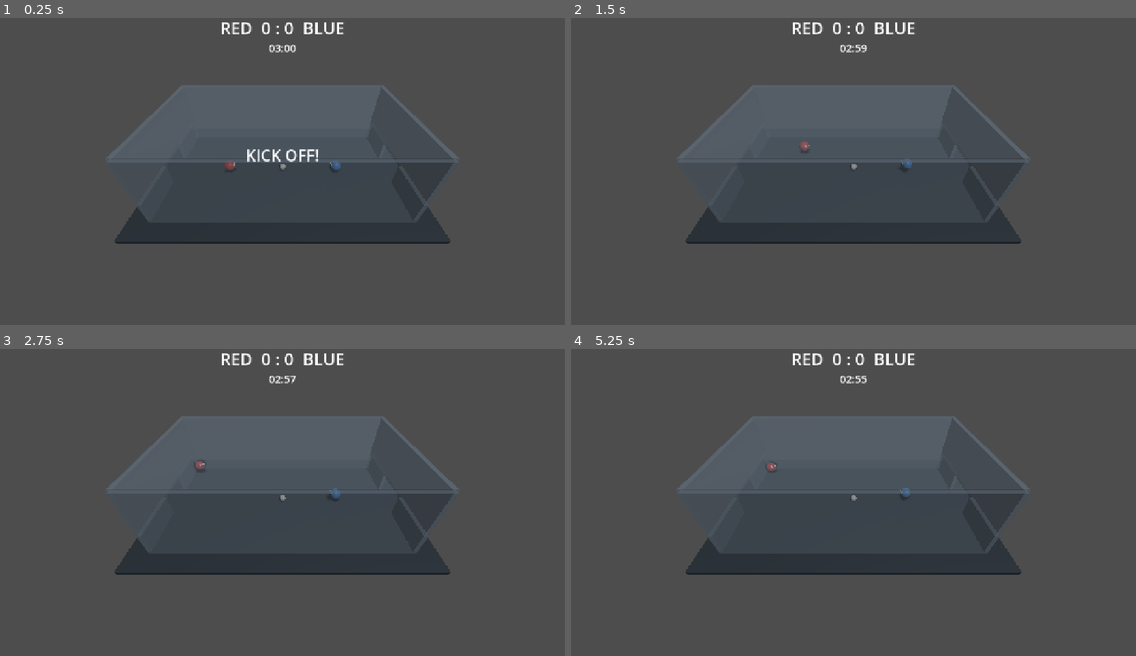
Above: before the commit, frames 1-4 (two rows, left to right).
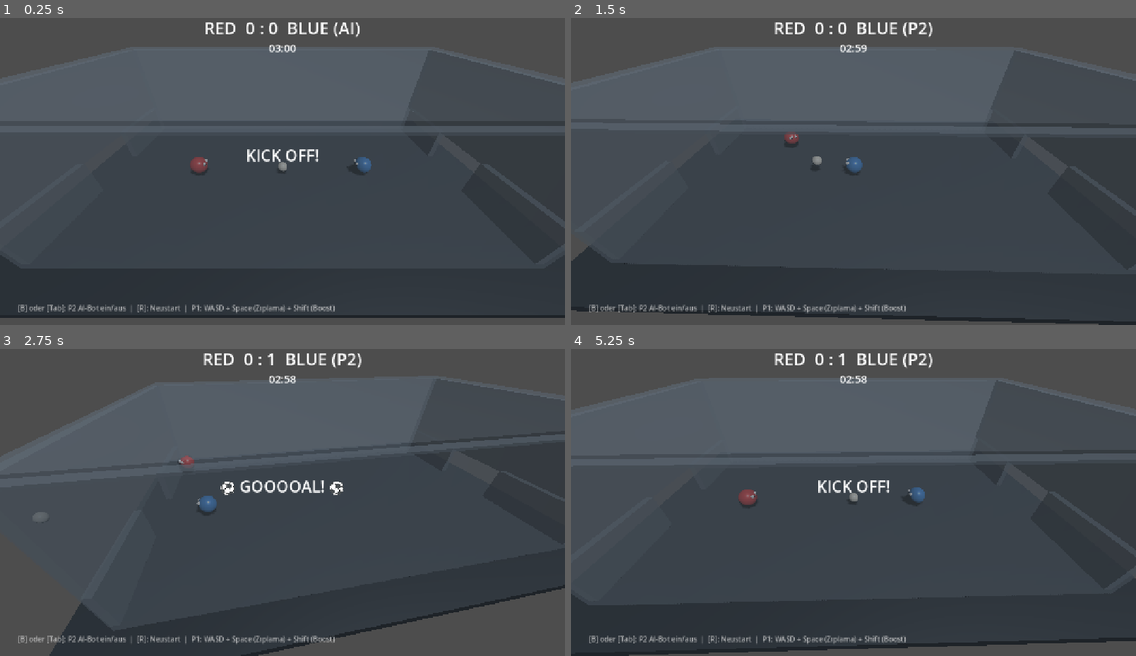
Above: after the commit, the same moments.

Repository: RobinNunkesser/gd-godot-crazy-cage-football
Game: Godot game, scene res://scenes/main.tscn
Same seed, same stepped clock (60 frames per second), same inputs: the game is played once before the commit and once after it.
Inputs:
- Up to frame 1 (0.25 s): no input
- Up to frame 2 (1.5 s): tap Enter (p2_jump) at 0.5 s; hold W (p1_up) 0.53-1.28 s; tap B at 0.6 s; tap Space (p1_jump) at 0.77 s; tap Tab at 0.8, 1.35 s; hold A (p1_left) from 1.28 s (still down)
- Up to frame 3 (2.75 s): tap Space (p1_jump) at 1.52 s; tap B at 1.55 s; release A (p1_left) at 2.03 s; hold W (p1_up) from 2.03 s (still down); tap Up (p2_up) at 2.1 s; tap Tab at 2.3 s
- Up to frame 4 (5.25 s): tap B at 2.85, 4.35 s; tap Space (p1_jump) at 3.02, 3.77, 4.52 s; release W (p1_up) at 3.53 s; hold A (p1_left) from 3.53 s (still down); tap Tab at 3.6, 5.1 s

The runs differ from the first frame. In frame 1, 28% of the frame differs, in the area x 0-100%, y 1-98%; in frame 2, 28%; in frame 3, 22%; in frame 4, 28%, in the area x 0-100%, y 1-100%.

Commit message:
feat(ai-camera): add AI bot steering, single player mode and closer camera framing

Diff:
--- a/scenes/main.gd
+++ b/scenes/main.gd
@@ -104,6 +104,7 @@
 	player2 = CagePlayer.new()
 	player2.name = "Player2_Blue"
 	player2.player_id = 2
+	player2.is_bot = true # Default: AI Bot für Single Player!
 	player2.ball_color = Color(0.2, 0.55, 0.95)
 	player2.position = Vector3(6.0, CageConfig.PLAYER_RADIUS, 0.0)
 	player2.target_ball = ball
@@ -211,7 +212,30 @@
 	ui_banner_label.add_theme_font_size_override("font_size", 36)
 	ui_root.add_child(ui_banner_label)
 
+	# Bottom Hint
+	var ui_hint = Label.new()
+	ui_hint.text = "[B] oder [Tab]: P2 AI-Bot ein/aus  |  [R]: Neustart  |  P1: WASD + Space (Zıplama) + Shift (Boost)"
+	ui_hint.position = Vector2(40, 670)
+	ui_hint.add_theme_font_size_override("font_size", 16)
+	ui_hint.add_theme_color_override("font_color", Color(0.85, 0.85, 0.85, 0.8))
+	ui_root.add_child(ui_hint)
+
 	add_child(canvas)
+
+func _unhandled_input(event: InputEvent) -> void:
+	if event is InputEventKey and event.pressed and not event.echo:
+		if event.keycode == KEY_B or event.keycode == KEY_TAB:
+			toggle_p2_bot()
+
+func toggle_p2_bot() -> void:
+	if player2:
+		player2.is_bot = not player2.is_bot
+		_update_score_label()
+
+func _update_score_label() -> void:
+	if ui_score_label and state_manager:
+		var p2_mode = "AI" if (player2 and player2.is_bot) else "P2"
+		ui_score_label.text = "RED  %d : %d  BLUE (%s)" % [state_manager.scores[1], state_manager.scores[2], p2_mode]
 
 func _process(delta: float) -> void:
 	if state_manager:
@@ -262,8 +286,7 @@
 				ui_banner_label.text = "DRAW! Press R to rematch"
 
 func _on_score_updated(_team_id: int, _new_score: int) -> void:
-	if ui_score_label and state_manager:
-		ui_score_label.text = "RED  %d : %d  BLUE" % [state_manager.scores[1], state_manager.scores[2]]
+	_update_score_label()
 
 func _on_timer_updated(time_remaining: float) -> void:
 	if ui_timer_label:
--- a/scripts/config.gd
+++ b/scripts/config.gd
@@ -40,7 +40,7 @@
 const CELEBRATION_DURATION: float = 2.5
 const KICKOFF_DELAY: float = 1.0
 
-# Kamera
-const CAMERA_HEIGHT: float = 16.0
-const CAMERA_OFFSET_Z: float = 18.0
+# Kamera (Dynamische Nahansicht)
+const CAMERA_HEIGHT: float = 9.5
+const CAMERA_OFFSET_Z: float = 12.0
 const CAMERA_LERP_SPEED: float = 4.5
--- a/scripts/player.gd
+++ b/scripts/player.gd
@@ -5,6 +5,8 @@
 
 @export var player_id: int = 1
 @export var ball_color: Color = Color(0.9, 0.2, 0.2)
+@export var is_bot: bool = false
+@export var bot_difficulty: float = 1.0
 
 var boost_cooldown: float = 0.0
 var target_ball: Node3D = null
@@ -93,9 +95,43 @@
 	if boost_cooldown > 0.0:
 		boost_cooldown -= delta
 
-	_handle_input(delta)
+	if is_bot:
+		_handle_bot_ai(delta)
+	else:
+		_handle_input(delta)
 	_clamp_speed()
 	_update_eyes()
+
+func _handle_bot_ai(_delta: float) -> void:
+	if not is_instance_valid(target_ball):
+		return
+
+	var my_pos = global_position if is_inside_tree() else position
+	var ball_pos = target_ball.global_position if (is_inside_tree() and target_ball.is_inside_tree()) else target_ball.position
+
+	# Ziel-Tor: Team 1 (Rot) greift nach rechts (X > 0) an; Team 2 (Blau) greift nach links (X < 0) an.
+	var goal_x = CageConfig.CAGE_WIDTH_X * 0.5 if player_id == 1 else -CageConfig.CAGE_WIDTH_X * 0.5
+	var to_goal = Vector2(goal_x - ball_pos.x, 0.0).normalized()
+
+	# Positioniere dich leicht hinter den Ball bezogen auf das Ziel-Tor
+	var attack_spot = Vector2(ball_pos.x - to_goal.x * 0.8, ball_pos.z)
+	var steer_vec = attack_spot - Vector2(my_pos.x, my_pos.z)
+	var dist_to_ball = Vector2(ball_pos.x - my_pos.x, ball_pos.z - my_pos.z).length()
+
+	if steer_vec.length_squared() > 0.01:
+		steer_vec = steer_vec.normalized()
+		var move_dir = Vector3(steer_vec.x, 0.0, steer_vec.y)
+		apply_central_force(move_dir * CageConfig.PLAYER_DRIVE_FORCE * bot_difficulty)
+
+	# Zıplama Sprung bei hoher Kugel in Tor-Nähe
+	if dist_to_ball < 2.2 and ball_pos.y > 1.0:
+		trigger_jump()
+
+	# Boost / Rammstoß wenn Ball im Schussfeld liegt
+	if dist_to_ball < 2.5 and boost_cooldown <= 0.0:
+		var dir_to_ball = Vector2(ball_pos.x - my_pos.x, ball_pos.z - my_pos.z).normalized()
+		if dir_to_ball.dot(to_goal) > 0.6:
+			trigger_boost(dir_to_ball)
 
 func _handle_input(_delta: float) -> void:
 	var prefix = "p%d_" % player_id
--- a/test_gameplay.gd
+++ b/test_gameplay.gd
@@ -84,8 +84,17 @@
 	player.trigger_jump()
 	assert(player.linear_velocity.y >= 0.0, "Jump should impart upward velocity or force")
 
+	# Bot AI Steering testen
+	player.is_bot = true
+	var test_ball = Node3D.new()
+	test_ball.position = Vector3(2.0, 0.5, 0.0)
+	root.add_child(test_ball)
+	player.target_ball = test_ball
+	player._handle_bot_ai(0.016)
+	test_ball.queue_free()
+
 	player.queue_free()
-	print("  -> CagePlayer & Ziplama OK.")
+	print("  -> CagePlayer & Ziplama & Bot OK.")
 	return true
 
 func _test_ball_physics() -> bool:
@@ -134,6 +143,13 @@
 	assert(main_scene.player2 != null, "Player 2 should exist")
 	assert(main_scene.ball != null, "Soccer ball should exist")
 	assert(main_scene.camera != null, "Cage camera should exist")
+	assert(main_scene.player2.is_bot, "Player 2 should default to AI bot for single-player")
+
+	# Bot Toggle testen
+	main_scene.toggle_p2_bot()
+	assert(not main_scene.player2.is_bot, "Player 2 should toggle to Human")
+	main_scene.toggle_p2_bot()
+	assert(main_scene.player2.is_bot, "Player 2 should toggle back to AI bot")
 
 	main_scene._process(0.016)
 	main_scene.queue_free()
